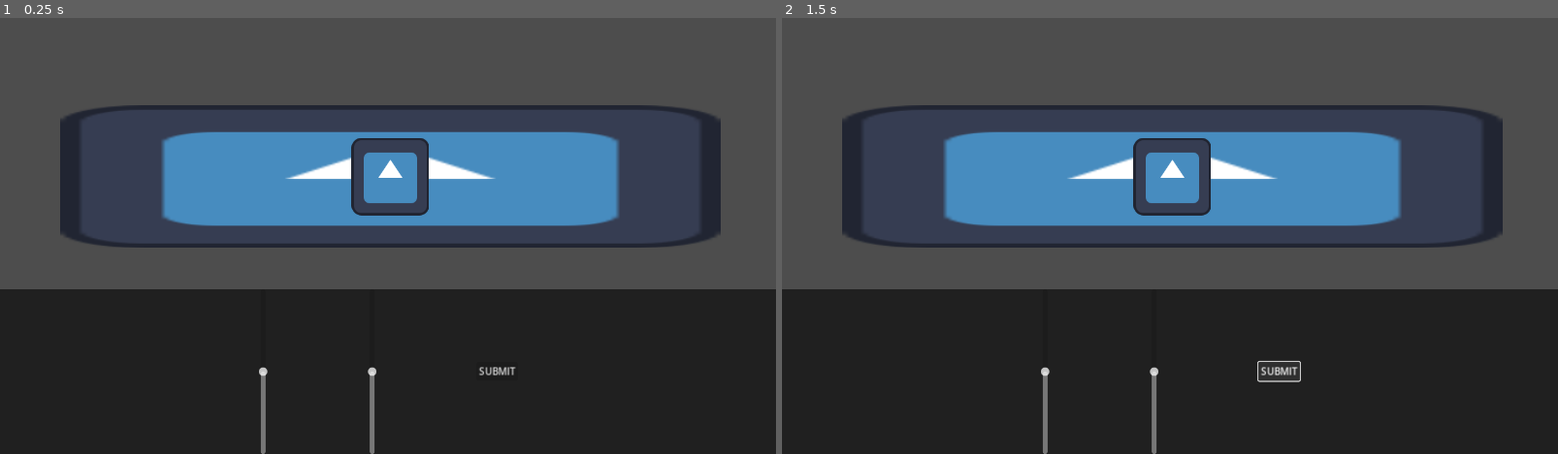
Above: before the commit, frames 1-2 (left to right).
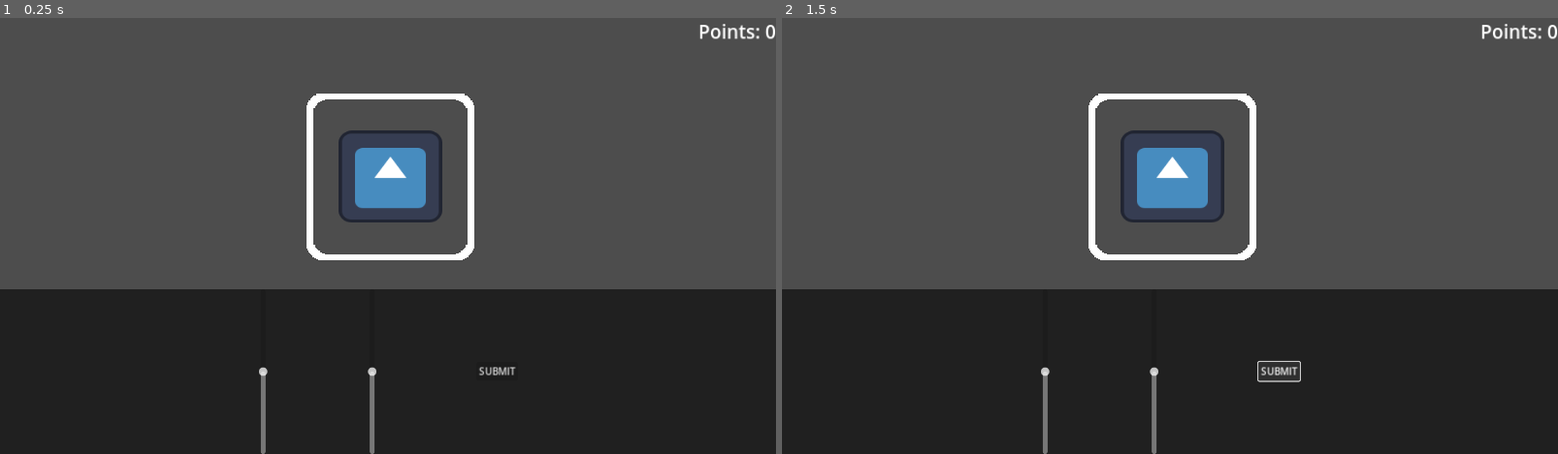
Above: after the commit, the same moments.

Repository: FixelDev/built-to-scale
Game: Godot game, scene res://scenes/game/game.tscn
The game is run twice, just before and just after one commit, with the same random seed, the same clock (stepped at 60 frames per second) and the same inputs. The engine's default icon, where the game draws it, is replaced by a stand-in: a white triangle on a blue panel in a dark square.
Inputs:
- Up to frame 1 (0.25 s): no input
- Up to frame 2 (1.5 s): click "SUBMIT" at 0.5 s; click "SUBMIT" at 1.25 s

The runs differ from the first frame. In frame 1, 16% of the frame differs, in the area x 7-100%, y 1-56%; in frame 2, 16%.
Error after the commit: Invalid access to property or key 'scale' on a base object of type 'null instance'. (res://scenes/game/player_console/player_console_manager.gd:43)

Commit message:
Added outline shader, game object class, game object spawner

Diff:
--- /dev/null
+++ b/entities/game_object/game_object.gd
@@ -0,0 +1,11 @@
+class_name GameObject extends Sprite2D
+
+@export var max_scale: Vector2 = Vector2(3, 3)
+@export var min_scale: Vector2 = Vector2(0.5, 0.5)
+
+
+func _ready() -> void:
+	var scale_x: float = randf_range(min_scale.x, max_scale.x)
+	var scale_y: float = randf_range(min_scale.y, max_scale.y)
+
+	scale = Vector2(scale_x, scale_y)
--- /dev/null
+++ b/entities/game_object/game_object.tscn
@@ -0,0 +1,6 @@
+[gd_scene load_steps=2 format=3 uid="uid://d1sgsr5vtsvbn"]
+
+[ext_resource type="Script" path="res://entities/game_object/game_object.gd" id="1_5xxkr"]
+
+[node name="GameObject" type="Sprite2D"]
+script = ExtResource("1_5xxkr")
--- /dev/null
+++ b/entities/game_object/outline.gdshader
@@ -0,0 +1,65 @@
+shader_type canvas_item;
+
+uniform vec4 color : source_color = vec4(1.0);
+uniform float width : hint_range(0, 10) = 1.0;
+uniform int pattern : hint_range(0, 2) = 0; // diamond, circle, square
+uniform bool inside = false;
+uniform bool add_margins = true; // only useful when inside is false
+
+void vertex() {
+	if (add_margins) {
+		VERTEX += (UV * 2.0 - 1.0) * width;
+	}
+}
+
+bool hasContraryNeighbour(vec2 uv, vec2 texture_pixel_size, sampler2D texture) {
+	for (float i = -ceil(width); i <= ceil(width); i++) {
+		float x = abs(i) > width ? width * sign(i) : i;
+		float offset;
+
+		if (pattern == 0) {
+			offset = width - abs(x);
+		} else if (pattern == 1) {
+			offset = floor(sqrt(pow(width + 0.5, 2) - x * x));
+		} else if (pattern == 2) {
+			offset = width;
+		}
+
+		for (float j = -ceil(offset); j <= ceil(offset); j++) {
+			float y = abs(j) > offset ? offset * sign(j) : j;
+			vec2 xy = uv + texture_pixel_size * vec2(x, y);
+
+			if ((xy != clamp(xy, vec2(0.0), vec2(1.0)) || texture(texture, xy).a <= 0.0) == inside) {
+				return true;
+			}
+		}
+	}
+
+	return false;
+}
+
+void fragment() {
+	vec2 uv = UV;
+
+	if (add_margins) {
+		vec2 texture_pixel_size = vec2(1.0) / (vec2(1.0) / TEXTURE_PIXEL_SIZE + vec2(width * 2.0));
+
+		uv = (uv - texture_pixel_size * width) * TEXTURE_PIXEL_SIZE / texture_pixel_size;
+
+		if (uv != clamp(uv, vec2(0.0), vec2(1.0))) {
+			COLOR.a = 0.0;
+		} else {
+			COLOR = texture(TEXTURE, uv);
+		}
+	} else {
+		COLOR = texture(TEXTURE, uv);
+	}
+
+	if ((COLOR.a > 0.0) == inside && hasContraryNeighbour(uv, TEXTURE_PIXEL_SIZE, TEXTURE)) {
+		COLOR.rgb = inside ? mix(COLOR.rgb, color.rgb, color.a) : color.rgb;
+		COLOR.a += (1.0 - COLOR.a) * color.a;
+	}
+	else{
+		COLOR.a = 0.0;
+	}
+}
--- /dev/null
+++ b/entities/game_object/test_game_object/test_game_object.tscn
@@ -0,0 +1,7 @@
+[gd_scene load_steps=3 format=3 uid="uid://dvxkd3km0hrow"]
+
+[ext_resource type="PackedScene" uid="uid://d1sgsr5vtsvbn" path="res://entities/game_object/game_object.tscn" id="1_8klbj"]
+[ext_resource type="Texture2D" uid="uid://cklb6iar1lojv" path="res://icon.svg" id="2_6vot6"]
+
+[node name="TestGameObject" instance=ExtResource("1_8klbj")]
+texture = ExtResource("2_6vot6")
--- a/scenes/game/game.tscn
+++ b/scenes/game/game.tscn
@@ -1,11 +1,22 @@
-[gd_scene load_steps=5 format=3 uid="uid://caumargkuom31"]
+[gd_scene load_steps=9 format=3 uid="uid://caumargkuom31"]
 
-[ext_resource type="PackedScene" uid="uid://csf6q162d5e8q" path="res://player_console/entities/scale_slider.tscn" id="1_5axh8"]
+[ext_resource type="PackedScene" uid="uid://csf6q162d5e8q" path="res://scenes/game/player_console/scale_slider/scale_slider.tscn" id="1_5axh8"]
 [ext_resource type="Texture2D" uid="uid://cklb6iar1lojv" path="res://icon.svg" id="2_swrnk"]
-[ext_resource type="Script" path="res://player_console/player_console_manager.gd" id="3_26j68"]
+[ext_resource type="Script" path="res://scenes/game/player_console/player_console_manager.gd" id="3_26j68"]
+[ext_resource type="Shader" path="res://entities/game_object/outline.gdshader" id="3_emfrl"]
+[ext_resource type="Script" path="res://scenes/game/game_object_spawner/game_object_spawner.gd" id="4_fmdik"]
+[ext_resource type="PackedScene" uid="uid://dvxkd3km0hrow" path="res://entities/game_object/test_game_object/test_game_object.tscn" id="6_iefuh"]
 
 [sub_resource type="StyleBoxFlat" id="StyleBoxFlat_rxm14"]
 bg_color = Color(0.125911, 0.125911, 0.125911, 1)
+
+[sub_resource type="ShaderMaterial" id="ShaderMaterial_8ebnn"]
+shader = ExtResource("3_emfrl")
+shader_parameter/color = Color(1, 1, 1, 1)
+shader_parameter/width = 5.0
+shader_parameter/pattern = 2
+shader_parameter/inside = false
+shader_parameter/add_margins = true
 
 [node name="Game" type="Node2D"]
 
@@ -44,19 +55,31 @@
 size_flags_vertical = 4
 text = "SUBMIT"
 
-[node name="Sprite2D" type="Sprite2D" parent="."]
-position = Vector2(644, 262)
-scale = Vector2(8.52, 1.84)
-texture = ExtResource("2_swrnk")
+[node name="PointsLabel" type="Label" parent="UI"]
+anchors_preset = 1
+anchor_left = 1.0
+anchor_right = 1.0
+offset_left = -40.0
+offset_bottom = 23.0
+grow_horizontal = 0
+theme_override_font_sizes/font_size = 31
+text = "Points: 0"
 
-[node name="Sprite2D2" type="Sprite2D" parent="."]
+[node name="GameObjectOutline" type="Sprite2D" parent="."]
+unique_name_in_owner = true
+material = SubResource("ShaderMaterial_8ebnn")
 position = Vector2(644, 262)
 texture = ExtResource("2_swrnk")
 
 [node name="PlayerConsoleManager" type="Node2D" parent="." node_paths=PackedStringArray("sprite", "sprite_to_match")]
 unique_name_in_owner = true
 script = ExtResource("3_26j68")
-sprite = NodePath("../Sprite2D")
-sprite_to_match = NodePath("../Sprite2D2")
+sprite = NodePath("")
+sprite_to_match = NodePath("../GameObjectOutline")
+
+[node name="GameObjectSpawner" type="Node2D" parent="."]
+position = Vector2(644, 262)
+script = ExtResource("4_fmdik")
+game_object_scenes = Array[PackedScene]([ExtResource("6_iefuh")])
 
 [connection signal="pressed" from="UI/Table/HBoxContainer/SubmitButton" to="PlayerConsoleManager" method="_on_submit_button_pressed"]
--- /dev/null
+++ b/scenes/game/game_object_spawner/game_object_spawner.gd
@@ -0,0 +1,28 @@
+class_name GameObjectSpawner extends Node2D
+
+@export var game_object_scenes: Array[PackedScene] = []
+
+@onready var game_object_outline = %GameObjectOutline
+
+
+func _ready() -> void:
+	spawn_game_object()
+
+
+func spawn_game_object() -> void:
+	var game_object_scene: PackedScene = game_object_scenes.pick_random()
+	var game_object: GameObject = game_object_scene.instantiate()
+	add_child(game_object)
+
+	var min_scale: float
+	var max_scale: float
+
+	min_scale = game_object.min_scale.x
+
+	if game_object.max_scale.x <= game_object.max_scale.y:
+		max_scale = game_object.max_scale.x
+	else:
+		max_scale = game_object.max_scale.y
+
+	var random_scale: float = randf_range(min_scale, max_scale)
+	game_object_outline.scale = Vector2(random_scale, random_scale)
--- a/player_console/player_console_manager.gd
+++ b/scenes/game/player_console/player_console_manager.gd
@@ -34,7 +34,6 @@
 	self.scaling_factor = scaling_factor
 
 
-
 func _on_submit_button_pressed():
 	calculate_accuracy()
 	print(accuracy)
--- a/player_console/entities/scale_slider.tscn
+++ b/scenes/game/player_console/scale_slider/scale_slider.tscn
@@ -1,6 +1,6 @@
 [gd_scene load_steps=2 format=3 uid="uid://csf6q162d5e8q"]
 
-[ext_resource type="Script" path="res://player_console/entities/scale_slider.gd" id="1_uunin"]
+[ext_resource type="Script" path="res://scenes/game/player_console/scale_slider/scale_slider.gd" id="1_uunin"]
 
 [node name="ScaleSlider" type="VSlider"]
 min_value = -1.0
Renamed: player_console/entities/scale_slider.gd -> scenes/game/player_console/scale_slider/scale_slider.gd
